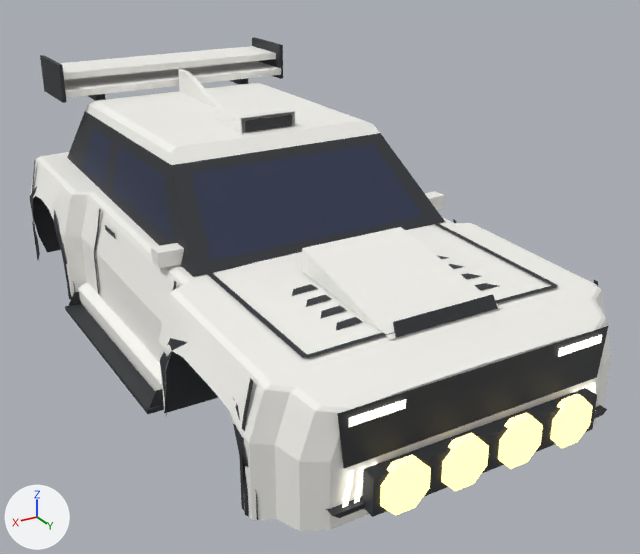
The Blender file assets/meshes/griffe/Griffe.blend: old version first, new version second.
One viewpoint serves both versions: a 50 mm lens placed at (7.4, 14.3, 6.22), pointed at (-0.41, 1.28, -0.29). Lighting does not change. The marker at lower left points along +X, +Y and +Z. The first picture is the older version.

In view in the first picture: 'BumperFront', 'Door_FR', 'Fender_FR', 'Fender_RR', 'Grille', 'Hood', 'Opt_Bumper_Lamps_RallyLamp', 'Opt_Hood_Scoop_HoodScoop', 'Opt_Wing_Rally_WingBlade', 'Pillars', 'Roof', 'Windshield' and 30 more.
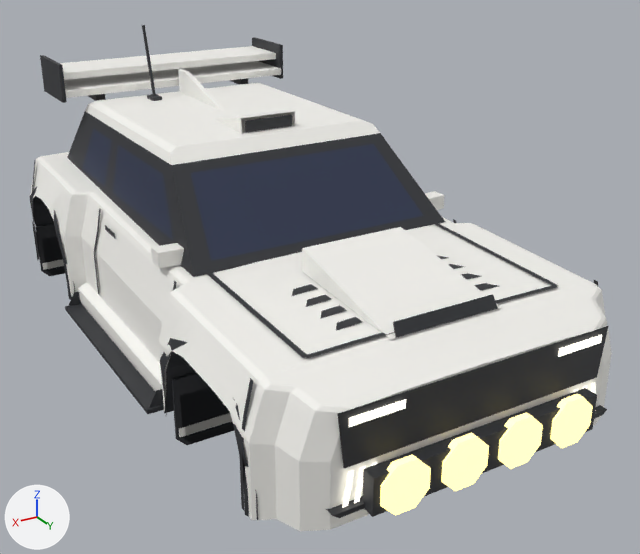
Where the change shows, as pixel boxes (x1, y1, x2, y2) in the pictures (640 x 554 px):
'Opt_Mudflaps_Long_AccMudflapsLong', added: after (35, 223, 233, 445)
'Opt_Mudflaps_Rally_AccMudflaps', added (mostly hidden): after (42, 236, 234, 443)
'Opt_Mudflaps_Long_AccMudflapsLongBand', added (mostly hidden): after (42, 259, 232, 437)
'Opt_Roof_Antenna_AccAntenna', added: after (142, 25, 162, 101)
'Opt_Mudflaps_Rally_AccMudflapsBand', added (mostly hidden): after (47, 261, 232, 435)

The change, as a list of edits to the scene's bpy script:
```text
Add me_opt_mudflaps_long_accmudflapslongband:
    me_opt_mudflaps_long_accmudflapslongband.from_pydata(...)  # a box spanning x 2.04..3.12, y 2.7..2.8, z -1.75..-1.59; a box spanning x -3.12..-2.04, y 2.7..2.8, z -1.75..-1.59; a box spanning x 2.04..3.12, y -5.4..-5.3, z -1.75..-1.59; a box spanning x -3.12..-2.04, y -5.4..-5.3, z -1.75..-1.59
    me_opt_mudflaps_long_accmudflapslongband.materials.append(mat_body)  # white #f7f6f1
Add me_opt_mudflaps_long_accmudflapslong:
    me_opt_mudflaps_long_accmudflapslong.from_pydata(...)  # 40 vertices, 28 faces; spans x -3.16..3.16, y -5.38..2.78, z -1.95..-0.7
    me_opt_mudflaps_long_accmudflapslong.materials.append(mat_trim)  # dark grey #2f3035
Add me_opt_mudflaps_rally_accmudflapsband:
    me_opt_mudflaps_rally_accmudflapsband.from_pydata(...)  # a box spanning x 2.14..3.02, y 2.7..2.8, z -1.75..-1.59; a box spanning x -3.02..-2.14, y 2.7..2.8, z -1.75..-1.59; a box spanning x 2.14..3.02, y -5.4..-5.3, z -1.75..-1.59; a box spanning x -3.02..-2.14, y -5.4..-5.3, z -1.75..-1.59
    me_opt_mudflaps_rally_accmudflapsband.materials.append(mat_body)  # white #f7f6f1
Add me_opt_mudflaps_rally_accmudflaps:
    me_opt_mudflaps_rally_accmudflaps.from_pydata(...)  # 40 vertices, 28 faces; spans x -3.06..3.06, y -5.38..2.78, z -1.95..-1.0
    me_opt_mudflaps_rally_accmudflaps.materials.append(mat_trim)  # dark grey #2f3035
Add me_opt_roof_antenna_accantenna:
    me_opt_roof_antenna_accantenna.from_pydata(...)  # 16 vertices, 12 faces; spans x 0.7..0.9, y -3.825..-3.28, z 2.29..3.773
    me_opt_roof_antenna_accantenna.materials.append(mat_trim)  # dark grey #2f3035
Add ob_opt_mudflaps_long_accmudflapslongband:
    ob_opt_mudflaps_long_accmudflapslongband = bpy.data.objects.new('Opt_Mudflaps_Long_AccMudflapsLongBand', me_opt_mudflaps_long_accmudflapslongband)
    ob_opt_mudflaps_long_accmudflapslongband.location = (0.0, 0.0, 0.0)
Add ob_opt_mudflaps_long_accmudflapslong:
    ob_opt_mudflaps_long_accmudflapslong = bpy.data.objects.new('Opt_Mudflaps_Long_AccMudflapsLong', me_opt_mudflaps_long_accmudflapslong)
    ob_opt_mudflaps_long_accmudflapslong.location = (0.0, 0.0, 0.0)
Add ob_opt_mudflaps_rally_accmudflapsband:
    ob_opt_mudflaps_rally_accmudflapsband = bpy.data.objects.new('Opt_Mudflaps_Rally_AccMudflapsBand', me_opt_mudflaps_rally_accmudflapsband)
    ob_opt_mudflaps_rally_accmudflapsband.location = (0.0, 0.0, 0.0)
Add ob_opt_mudflaps_rally_accmudflaps:
    ob_opt_mudflaps_rally_accmudflaps = bpy.data.objects.new('Opt_Mudflaps_Rally_AccMudflaps', me_opt_mudflaps_rally_accmudflaps)
    ob_opt_mudflaps_rally_accmudflaps.location = (0.0, 0.0, 0.0)
Add ob_opt_roof_antenna_accantenna:
    ob_opt_roof_antenna_accantenna = bpy.data.objects.new('Opt_Roof_Antenna_AccAntenna', me_opt_roof_antenna_accantenna)
    ob_opt_roof_antenna_accantenna.location = (0.0, 0.0, 0.0)
```
